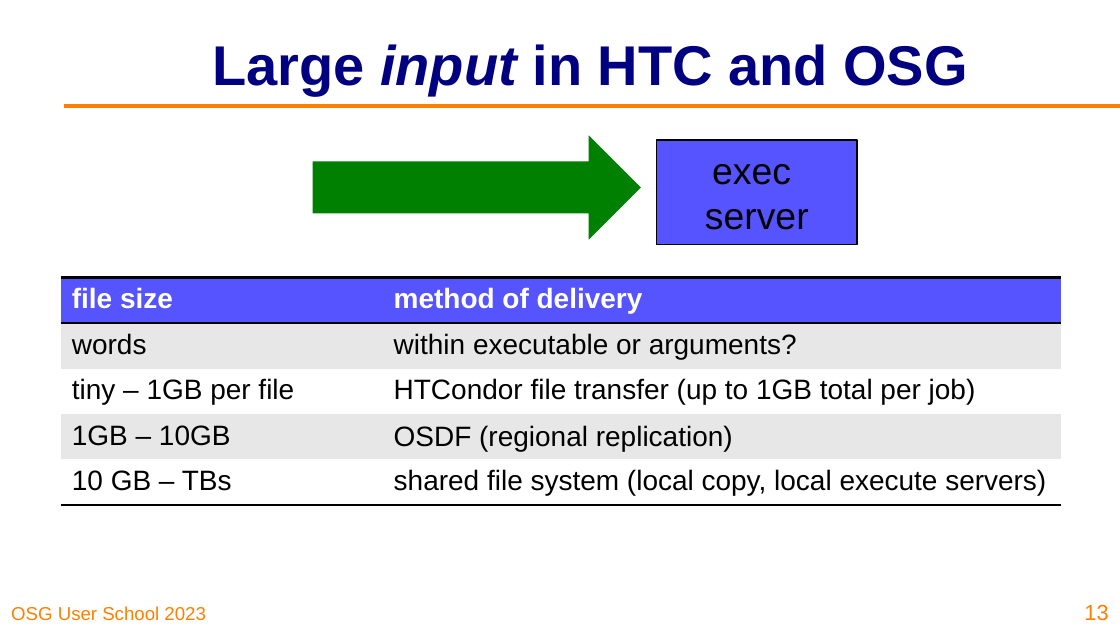
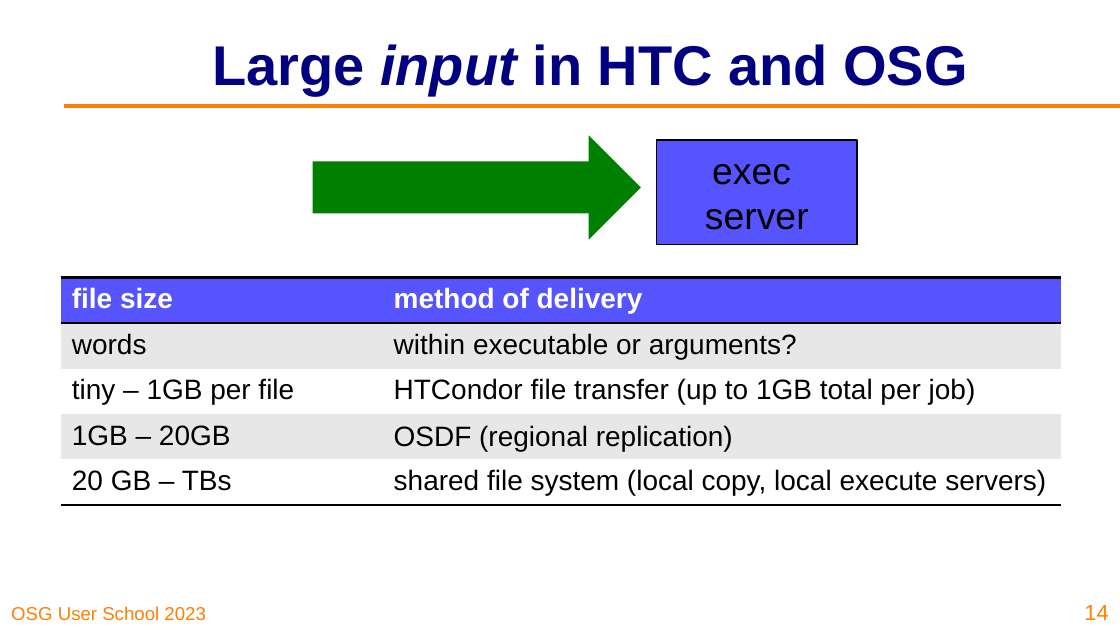
Before and after one commit to osg-htc/user-school-2023, a slide deck: slide 14 of docs/materials/data/files/osgus23-data.pptx (slide 13 before the commit). Drawn at 1120x630 pixels with LibreOffice and Linux fonts; fonts in the diff are those of the drawing; background and template pictures are left out. Boxes give left, top, right and bottom in pixels: in the first picture for what was removed or moved away, otherwise in the second. Text is boxed around its words. In the diff, an @@ line names an element or a change of style, - is before the commit and + after.

```diff
--- a/docs/materials/data/files/osgus23-data.pptx
+++ b/docs/materials/data/files/osgus23-data.pptx
@@ table at (x1=60, y1=278, x2=1061, y2=630) @@
-row 4, column 1: 1GB – 10GB
+row 4, column 1: 1GB – 20GB
-row 5, column 1: 10 GB – TBs
+row 5, column 1: 20 GB – TBs
@@ page number at (x1=1084, y1=605, x2=1108, y2=620): text changed @@
-13
+14
```
Also in this commit, not shown: 15 other slides changed, 15 slides added, 11 slides removed, 1 other file.
